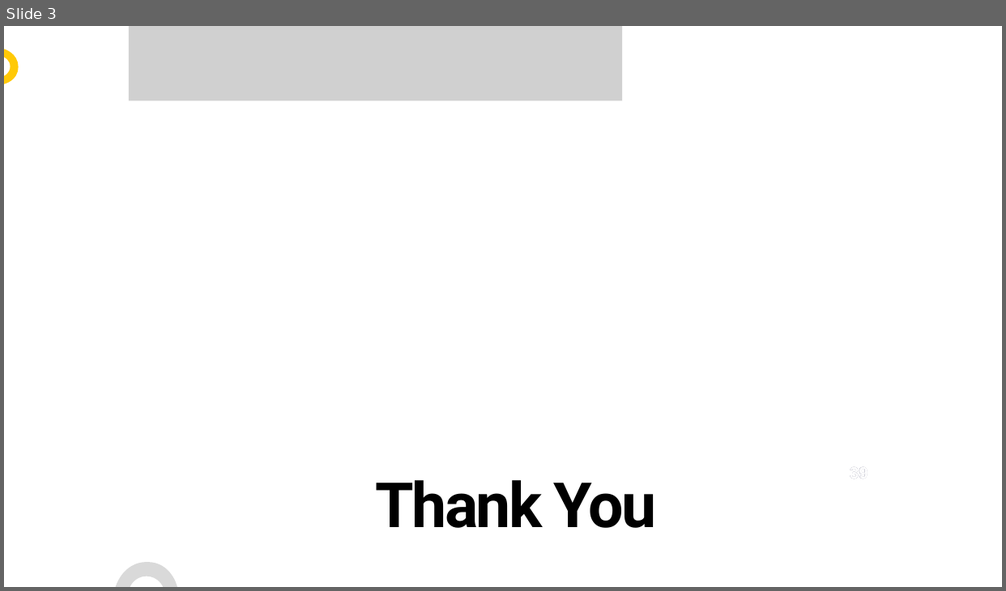
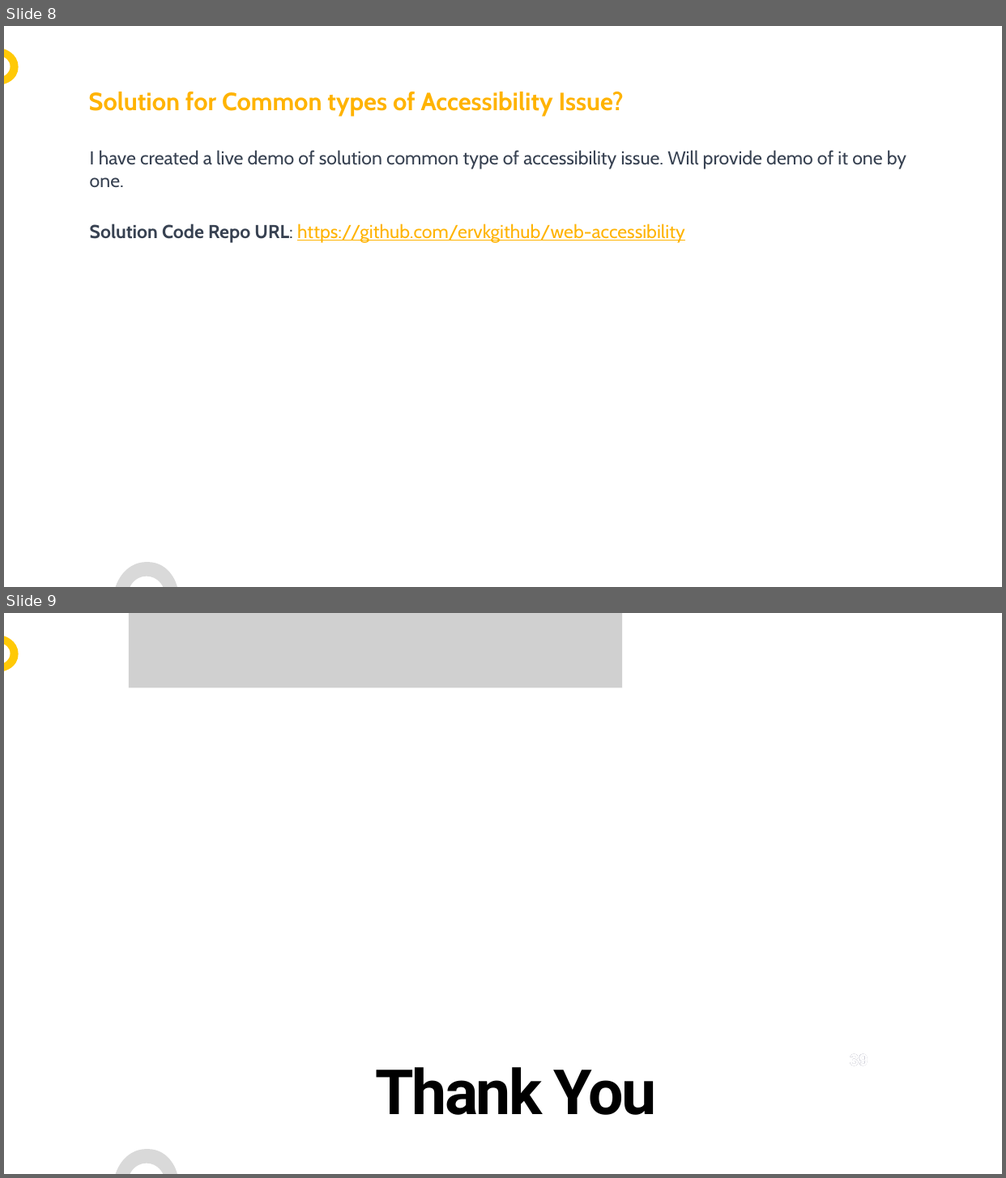
Before and after one commit to ervkgithub/web-accessibility, a slide deck: Acessibility.pptx. Shown one above the other, each under a label of ours: slide 3 before the commit, slides 8 and 9 after it. The pictures are 1006x591 and 1006x1178 pixels, drawn with LibreOffice and Linux fonts; fonts in the diff are those of the drawing; grey boxes stand for pictures; background and template pictures are left out. Boxes give left, top, right and bottom in pixels: in the first picture for what was removed or moved away, otherwise in the second. Text is boxed around its words. In the diff, an @@ line names an element or a change of style, - is before the commit and + after.

```diff
--- a/Acessibility.pptx
+++ b/Acessibility.pptx
@@ slide 8 added at box(4, 26, 1002, 587), background #FFFFFF; not listed: 2 template elements that a slide beside it also shows @@
@@ text added at box(89, 92, 624, 116), 24 pt, text #FFB300, bold @@
+Solution for Common types of Accessibility Issue?
@@ text added at box(90, 150, 906, 187), 18 pt, text #374151 @@
+I have created a live demo of solution common type of accessibility issue. Will provide demo of it one by one.
@@ text added at box(90, 224, 685, 243), 18 pt, text #FFB300, underline @@
+Solution Code Repo URL: https://github.com/ervkgithub/web-accessibility
@@ what was slide 3 is now slide 9 @@
```
Also in this commit, not shown: 1 slide changed, 6 other slides added, 1 slide removed, 2 other files.
